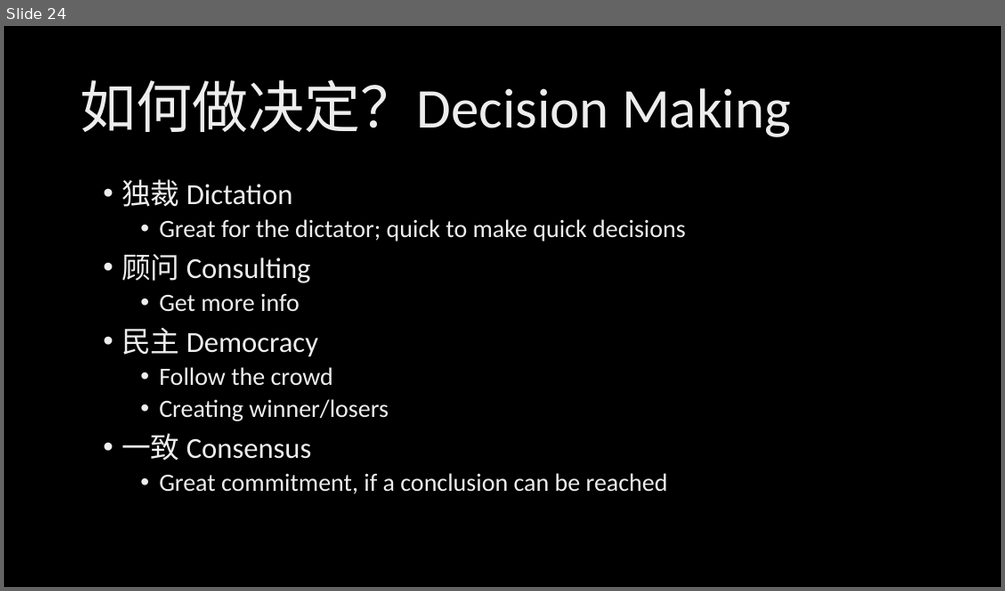
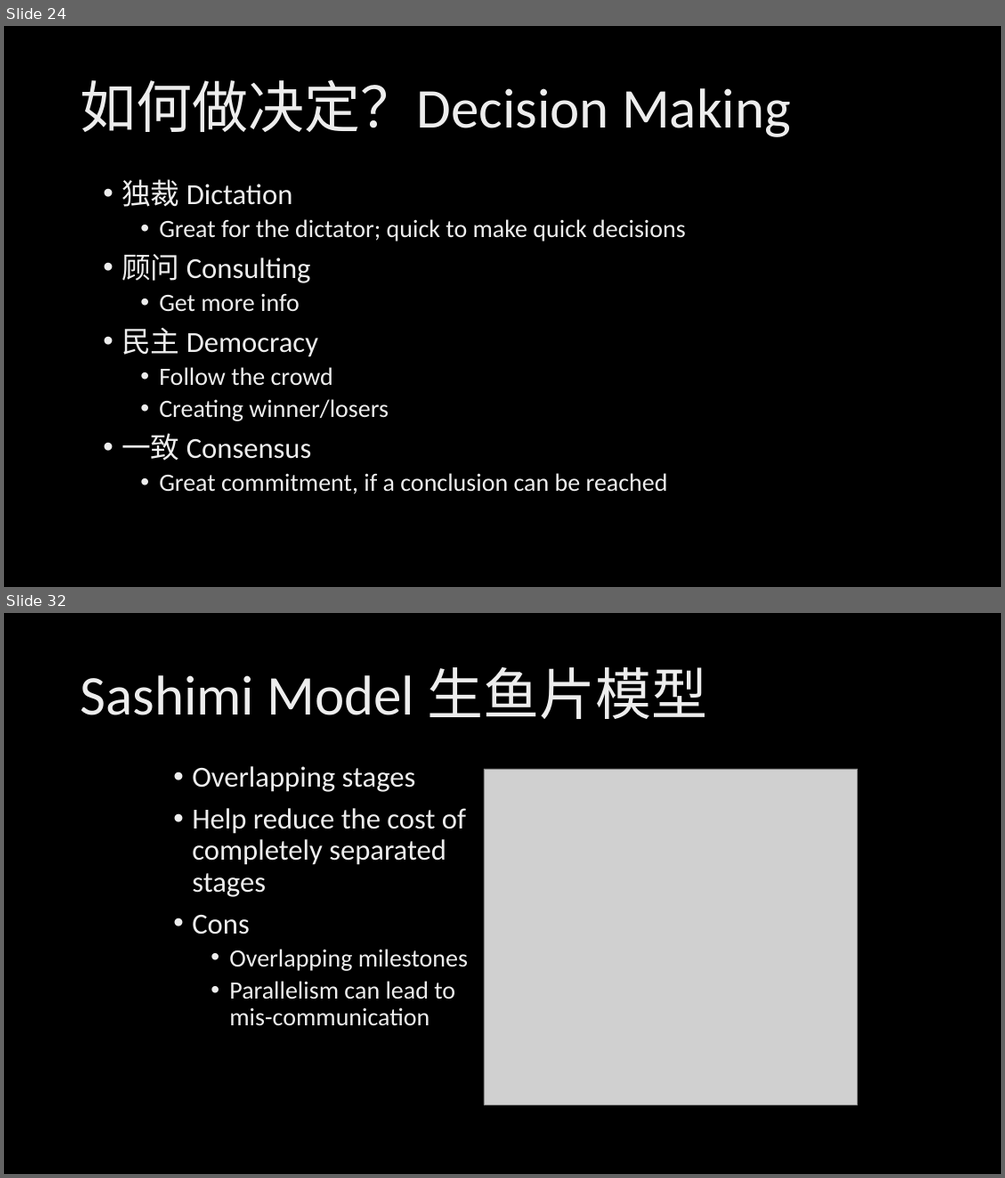
Before and after one commit to xinase/ASE, a slide deck: chapter5/ASE_5_Team_and_Process.pptx. Shown one above the other, each under a label of ours: slide 24 before the commit, slides 24 and 32 after it; the slides between them are not shown. The pictures are 1005x591 and 1005x1178 pixels, drawn with LibreOffice and Linux fonts; fonts in the diff are those of the drawing; grey boxes stand for pictures; background and template pictures are left out. Boxes give left, top, right and bottom in pixels: in the first picture for what was removed or moved away, otherwise in the second. Text is boxed around its words. In the diff, an @@ line names an element or a change of style, - is before the commit and + after.

```diff
--- a/chapter5/ASE_5_Team_and_Process.pptx
+++ b/chapter5/ASE_5_Team_and_Process.pptx
@@ slide 32 added at <box>4,613,1001,1174</box>, background picture (left out) @@
@@ title added at <box>80,667,708,719</box>, 54 pt, text gradient #BFBFBF to #EDEDED to #FFFFFF @@
+Sashimi Model 生鱼片模型
@@ text added at <box>192,766,468,1026</box>, 28 pt, text gradient #BFBFBF to #EDEDED to #FFFFFF @@
+• Overlapping stages
+• Help reduce the cost of completely separated stages
+• Cons
+  • Overlapping milestones
+  • Parallelism can lead to mis-communication
@@ picture added at <box>484,769,858,1104</box> @@
```
Also in this commit, not shown: 1 slide changed, 22 other slides added.
